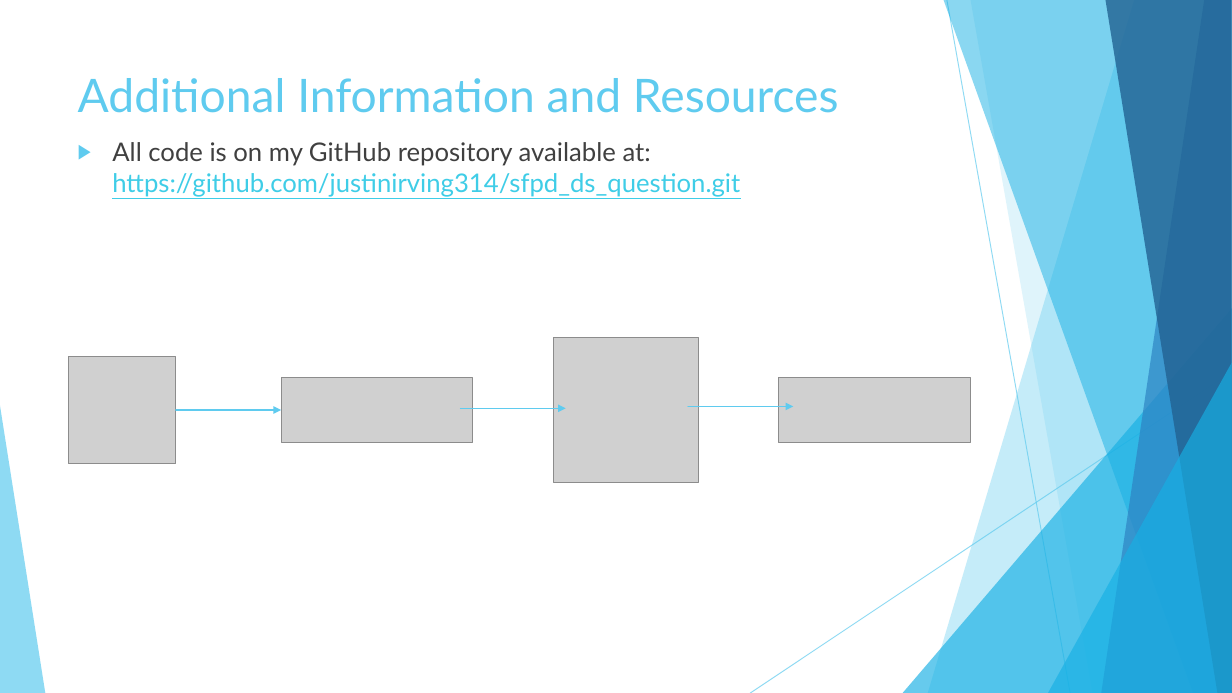
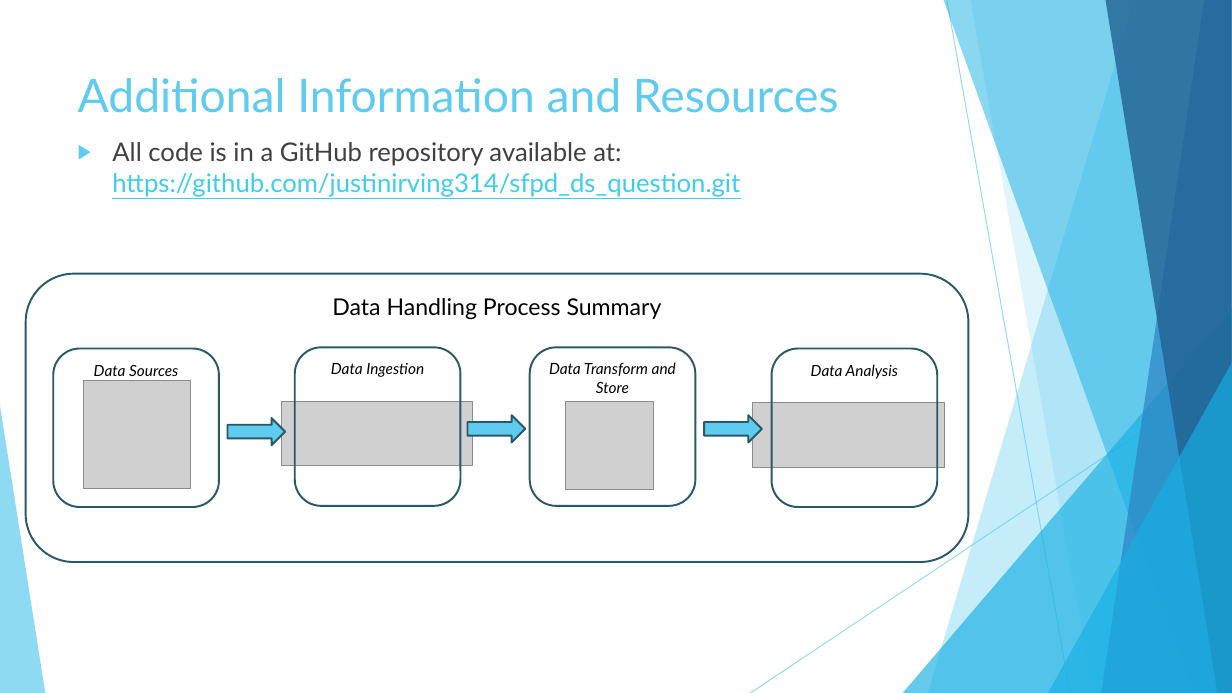
Before and after one commit to justinirving314/sfpd_ds_question, a slide deck: slide 12 of SFPD Interview Presentation.pptx. Drawn at 1232x693 pixels with LibreOffice and Linux fonts; fonts in the diff are those of the drawing; grey boxes stand for pictures. Boxes give left, top, right and bottom in pixels: in the first picture for what was removed or moved away, otherwise in the second. Text is boxed around its words. In the diff, an @@ line names an element or a change of style, - is before the commit and + after.

```diff
--- a/SFPD Interview Presentation.pptx
+++ b/SFPD Interview Presentation.pptx
@@ text at (x1=112, y1=142, x2=740, y2=197): text changed @@
-▶ All code is on my GitHub repository available at: https://github.com/justinirving314/sfpd_ds_question.git
+▶ All code is in a GitHub repository available at: https://github.com/justinirving314/sfpd_ds_question.git
@@ rounded rectangle added at (x1=26, y1=274, x2=969, y2=562), outline #2A5969 1.5 pt, 18 pt, text #000000 @@
+Data Handling Process Summary
@@ rounded rectangle added at (x1=54, y1=348, x2=219, y2=507), outline #2A5969 1.5 pt, 12 pt, text #000000, italic @@
+Data Sources
@@ rounded rectangle added at (x1=295, y1=348, x2=460, y2=506), outline #2A5969 1.5 pt, 12 pt, text #000000, italic @@
+Data Ingestion
@@ rounded rectangle added at (x1=530, y1=348, x2=695, y2=506), outline #2A5969 1.5 pt, 12 pt, text #000000, italic @@
+Data Transform and Store
@@ rounded rectangle added at (x1=772, y1=348, x2=937, y2=507), outline #2A5969 1.5 pt, 12 pt, text #000000, italic @@
+Data Analysis
@@ picture moved from (x1=68, y1=357, x2=176, y2=464) to (x1=83, y1=381, x2=190, y2=488) @@
@@ arrow removed from (176, 410) to (281, 410) @@
@@ right arrow added at (x1=227, y1=418, x2=285, y2=445), fill #5FCBEF, outline #2A5969 1.5 pt @@
@@ picture moved from (x1=281, y1=378, x2=473, y2=443) to (x1=281, y1=401, x2=473, y2=466) @@
@@ arrow removed from (460, 409) to (566, 409) @@
@@ right arrow added at (x1=468, y1=415, x2=525, y2=442), fill #5FCBEF, outline #2A5969 1.5 pt @@
@@ picture resized from (x1=554, y1=337, x2=699, y2=482) to (x1=566, y1=401, x2=653, y2=489) @@
@@ arrow removed from (689, 407) to (794, 407) @@
@@ right arrow added at (x1=704, y1=415, x2=762, y2=442), fill #5FCBEF, outline #2A5969 1.5 pt @@
@@ picture moved from (x1=779, y1=378, x2=971, y2=443) to (x1=752, y1=402, x2=945, y2=467) @@
```
Also in this commit, not shown: 10 other slides changed, 4 other files.
